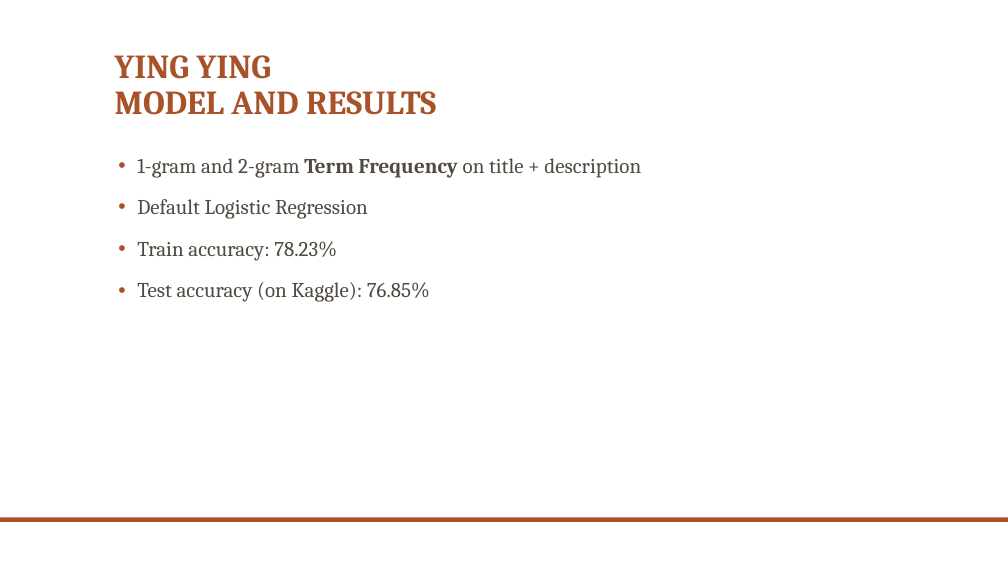
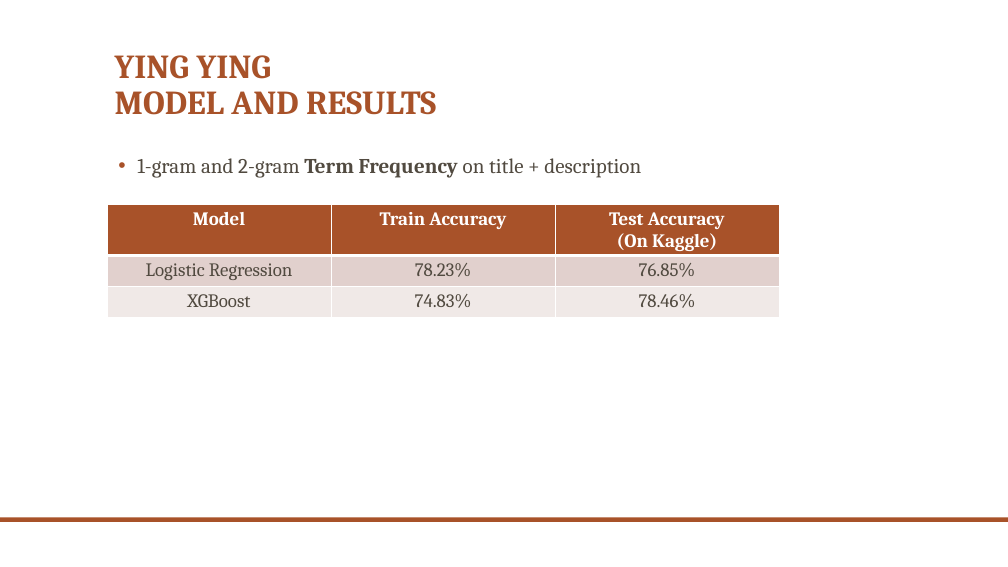
Before and after one commit to Chialijuan/20Newsgrp-Analysis, a slide deck: slide 4 of Avito.pptx. Drawn at 1008x567 pixels with LibreOffice and Linux fonts; fonts in the diff are those of the drawing; background and template pictures are left out. Boxes give left, top, right and bottom in pixels: in the first picture for what was removed or moved away, otherwise in the second. Text is boxed around its words. In the diff, an @@ line names an element or a change of style, - is before the commit and + after.

Commit message:
Add files via upload
edited slides

```diff
--- a/Avito.pptx
+++ b/Avito.pptx
@@ table added at bbox=[107, 205, 779, 319], 3 rows, 3 columns @@
+Model | Train Accuracy | Test Accuracy / (On Kaggle)
+Logistic Regression | 78.23% | 76.85%
+XGBoost | 74.83% | 78.46%
@@ text at bbox=[137, 199, 430, 302]: paragraphs removed @@
-• Default Logistic Regression
-• Train accuracy: 78.23%
-• Test accuracy (on Kaggle): 76.85%
```
